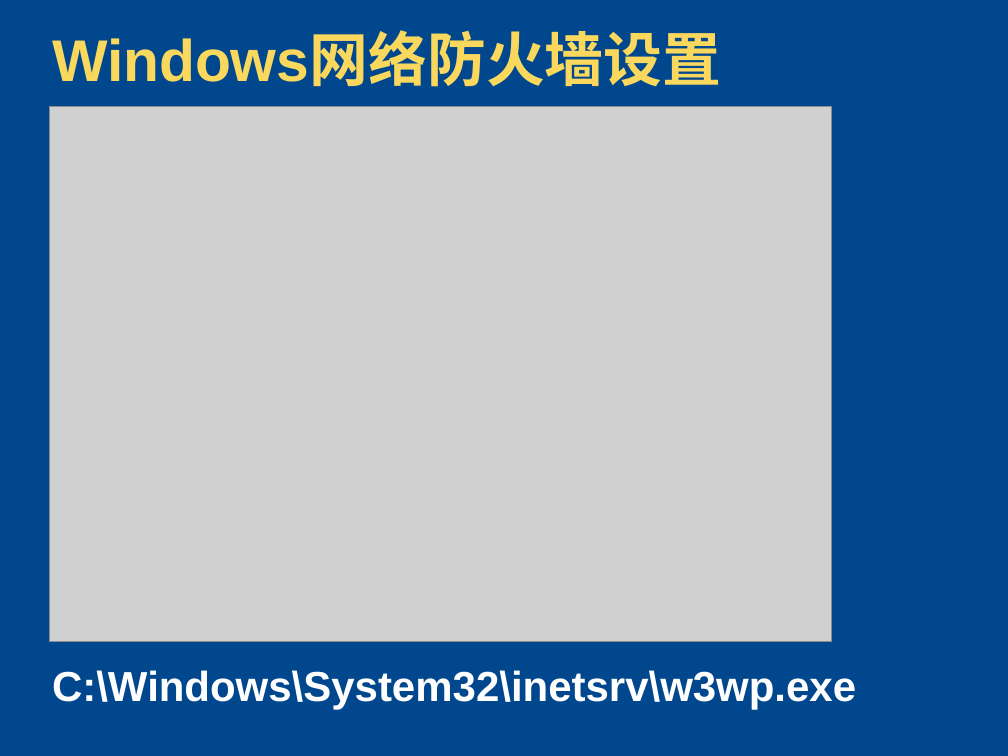
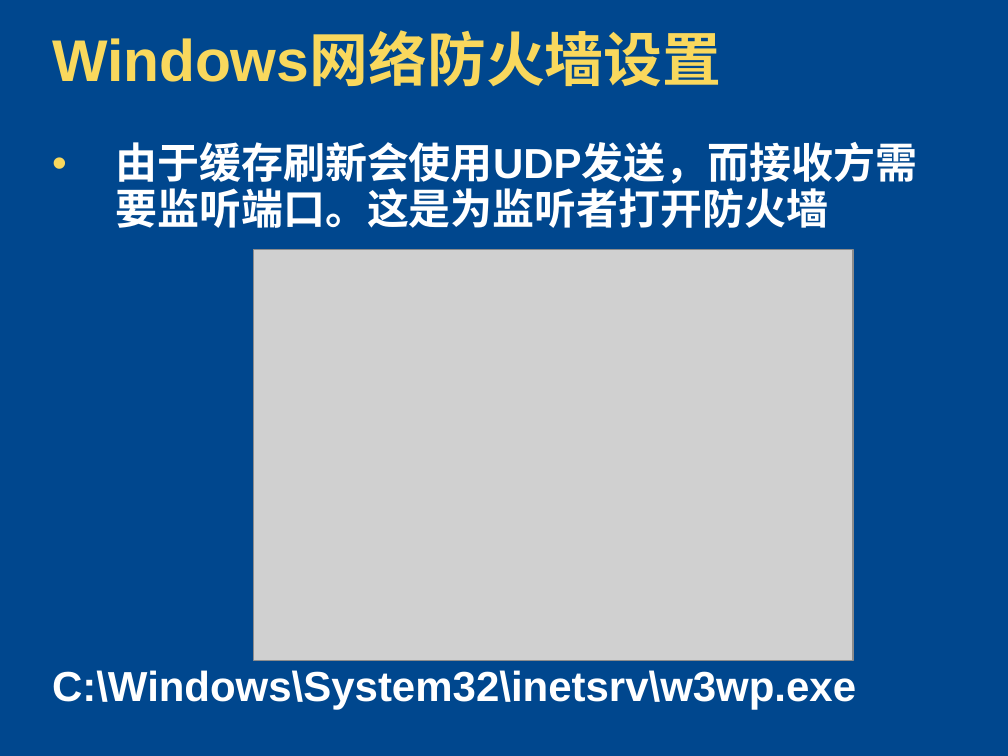
Before and after one commit to zhshen/AK47Documents, a slide deck: slide 10 of 平台开发培训/01-MCS.Framework Dev-Environment.pptx (slide 8 before the commit). Drawn at 1008x756 pixels with LibreOffice and Linux fonts; fonts in the diff are those of the drawing; grey boxes stand for pictures; background and template pictures are left out. Boxes give left, top, right and bottom in pixels: in the first picture for what was removed or moved away, otherwise in the second. Text is boxed around its words. In the diff, an @@ line names an element or a change of style, - is before the commit and + after.

```diff
--- a/平台开发培训/01-MCS.Framework Dev-Environment.pptx
+++ b/平台开发培训/01-MCS.Framework Dev-Environment.pptx
@@ text added at bbox=[115, 142, 918, 228], 30 pt, text #FFFFFF, bold @@
+• 由于缓存刷新会使用UDP发送，而接收方需要监听端口。这是为监听者打开防火墙
@@ picture: place and size @@
-picture at bbox=[49, 107, 832, 642]
+picture at bbox=[253, 250, 853, 660]
```
Also in this commit, not shown: 8 other slides changed, 8 slides added.
